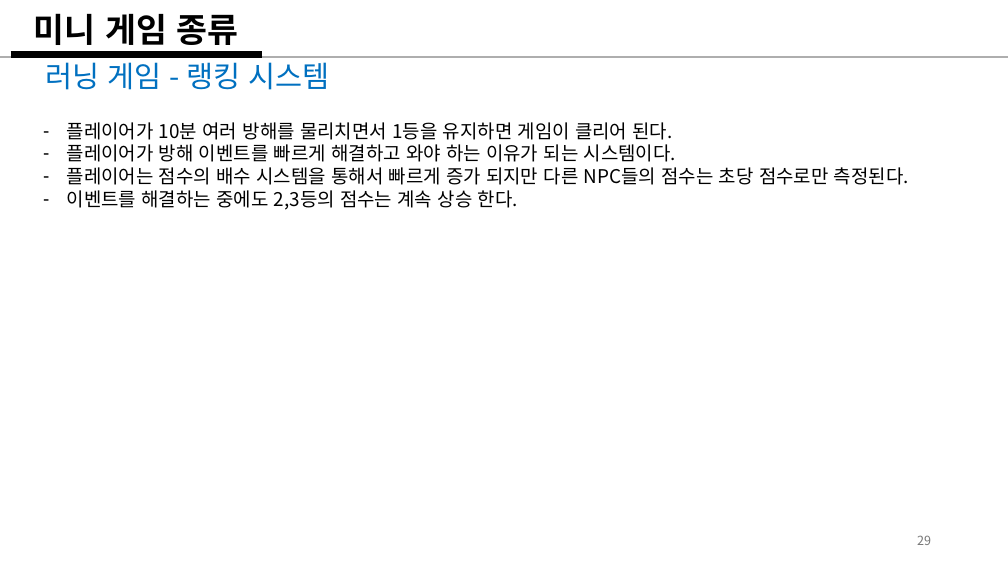
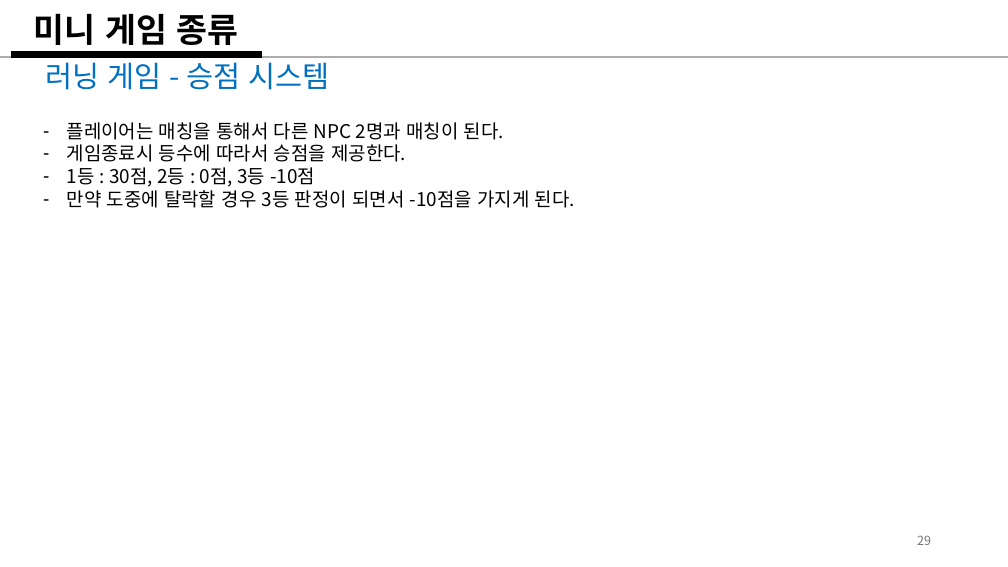
Before and after one commit to weariness00/Mandle_10Minute_Game, a slide deck: slide 29 of document/Please Leave me alone!.pptx. Drawn at 1008x567 pixels with LibreOffice and Linux fonts; fonts in the diff are those of the drawing. Boxes give left, top, right and bottom in pixels: in the first picture for what was removed or moved away, otherwise in the second. Text is boxed around its words. In the diff, an @@ line names an element or a change of style, - is before the commit and + after.

Commit message:
승점시스템 추가

```diff
--- a/document/Please Leave me alone!.pptx
+++ b/document/Please Leave me alone!.pptx
@@ text at (45, 62, 329, 90): text changed @@
-러닝 게임 - 랭킹 시스템
+러닝 게임 - 승점 시스템
@@ text at (67, 122, 575, 208): text changed @@
-– 플레이어가 10분 여러 방해를 물리치면서 1등을 유지하면 게임이 클리어 된다.
-– 플레이어가 방해 이벤트를 빠르게 해결하고 와야 하는 이유가 되는 시스템이다.
-– 플레이어는 점수의 배수 시스템을 통해서 빠르게 증가 되지만 다른 NPC들의 점수는 초당 점수로만 측정된다.
-– 이벤트를 해결하는 중에도 2,3등의 점수는 계속 상승 한다.
+– 플레이어는 매칭을 통해서 다른 NPC 2명과 매칭이 된다.
+– 게임종료시 등수에 따라서 승점을 제공한다.
+– 1등 : 30점, 2등 : 0점, 3등 -10점
+– 만약 도중에 탈락할 경우 3등 판정이 되면서 -10점을 가지게 된다.
```
Also in this commit, not shown: 1 other slide changed, 3 other files.
